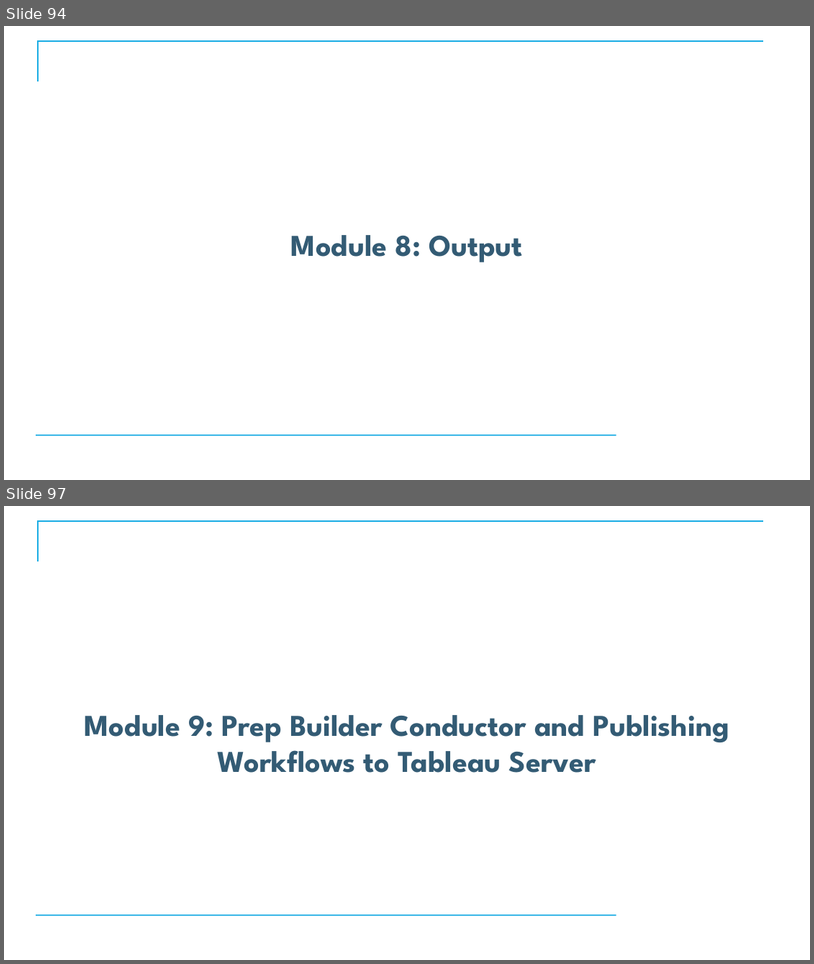
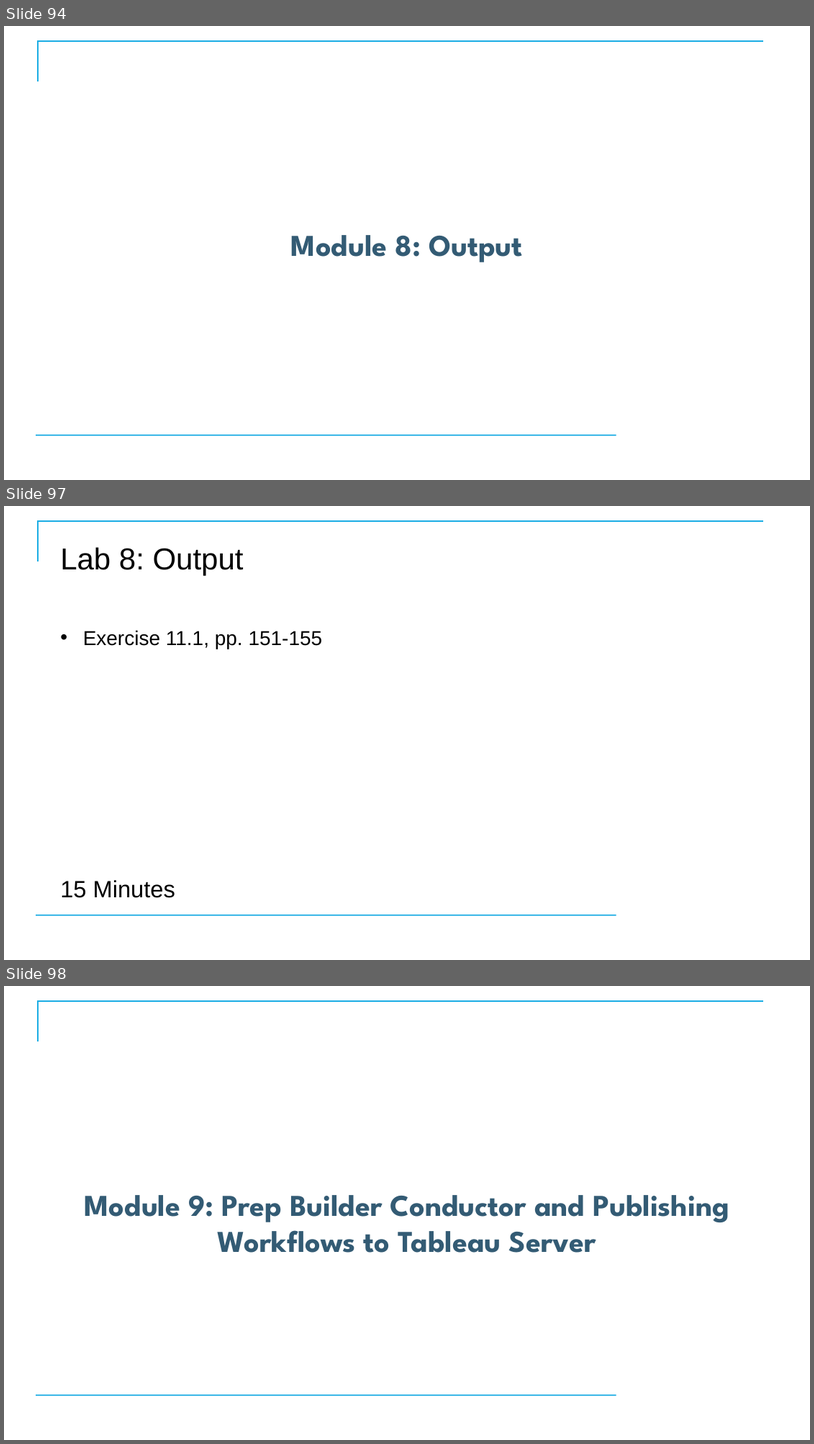
Before and after one commit to CostelloTechnicalConsulting/XTBP10---Tableau-Prep-Introduction, a slide deck: ppt/TableauPrepBuilderIntroV1_1.pptx. Shown one above the other, each under a label of ours: slides 94 and 97 before the commit, slides 94, 97 and 98 after it; the slides between them are not shown. The pictures are 814x964 and 814x1444 pixels, drawn with LibreOffice and Linux fonts; fonts in the diff are those of the drawing; background and template pictures are left out. Boxes give left, top, right and bottom in pixels: in the first picture for what was removed or moved away, otherwise in the second. Text is boxed around its words. In the diff, an @@ line names an element or a change of style, - is before the commit and + after.

```diff
--- a/ppt/TableauPrepBuilderIntroV1_1.pptx
+++ b/ppt/TableauPrepBuilderIntroV1_1.pptx
@@ slide 97 added at <box>4,506,810,960</box>, background #FFFFFF; not listed: 2 template elements that a slide beside it also shows @@
@@ title added at <box>60,547,244,575</box>, 36 pt, text #000000 @@
+Lab 8: Output
@@ subtitle added at <box>83,630,323,649</box>, 24 pt, text #000000 @@
+• Exercise 11.1, pp. 151-155
@@ text added at <box>60,880,175,898</box>, 28 pt, text #000000 @@
+15 Minutes
@@ what was slide 97 is now slide 98 @@
```
Also in this commit, not shown: 5 slides changed, 1 slide removed, 1 other file.
